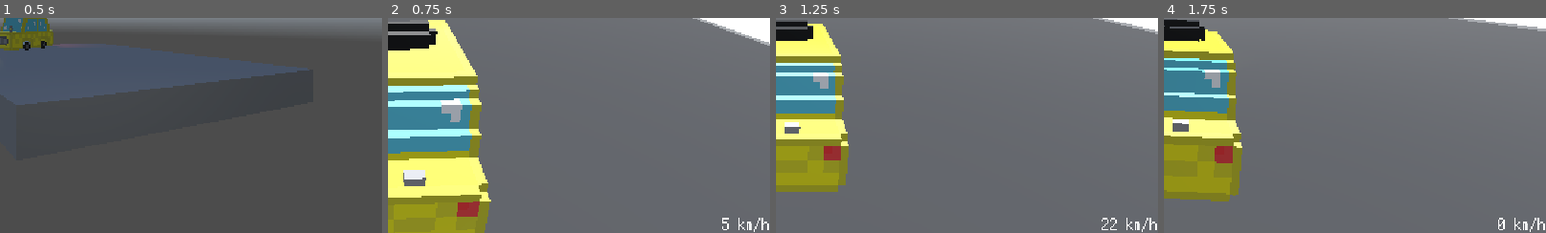
Above: before the commit, frames 1-4 (left to right).
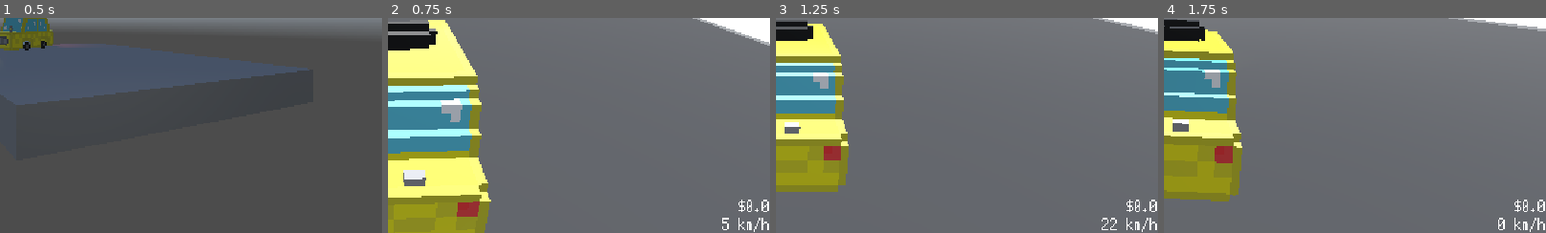
Above: after the commit, the same moments.

Repository: RafaeloxMC/super-taxi-sim
Game: Godot game, scene res://scenes/main_menu.tscn
Two runs of this game, one before a commit and one after it. Both use one fixed random seed, a clock stepped at 60 frames per second and the inputs below. A sky picture missing from this copy of the repository is replaced by a grey-blue gradient.
Inputs:
- Up to frame 1 (0.5 s): no input
- Up to frame 2 (0.75 s): click "Play" at 0.5 s
- Up to frame 3 (1.25 s): no input
- Up to frame 4 (1.75 s): tap Enter at 1.25 s; hold D (steer_right) from 1.28 s (still down); tap Alt at 1.35 s
The pictures show only the part of the screen within x 50-100%, y 50-100%; the shares and areas given below are measured in that part.

Frame 1 is identical in both runs. In frame 2, 0.2% of the frame differs, in the area x 91-100%, y 84-91%; in frame 3, 0.2%; in frame 4, 0.2%.

Commit message:
Add money / fine system

Diff:
--- a/scenes/ingame_ui.tscn
+++ b/scenes/ingame_ui.tscn
@@ -12,6 +12,23 @@
 grow_vertical = 2
 mouse_filter = 2
 script = ExtResource("1_031h6")
+
+[node name="Money" type="Label" parent="."]
+layout_mode = 1
+anchors_preset = 3
+anchor_left = 1.0
+anchor_top = 1.0
+anchor_right = 1.0
+anchor_bottom = 1.0
+offset_left = -72.0
+offset_top = -54.0
+offset_bottom = -27.0
+grow_horizontal = 0
+grow_vertical = 0
+theme = ExtResource("1_v3yap")
+theme_override_font_sizes/font_size = 24
+text = "$0"
+horizontal_alignment = 2
 
 [node name="Speed" type="Label" parent="."]
 layout_mode = 1
--- a/scripts/game_manager.gd
+++ b/scripts/game_manager.gd
@@ -3,15 +3,27 @@
 var taxi_group = "TAXI"
 
 var speed: float = 0
+var money: float = 0.0
 
-signal speed_trap_triggered()
+var speed_trap_fine_base = 5.0
+
+signal money_updated(before: float, new: float)
+signal speed_trap_triggered(speed: float, max_allowed: float)
 signal death()
 
 # Called when the node enters the scene tree for the first time.
 func _ready() -> void:
-	pass # Replace with function body.
-
+	speed_trap_triggered.connect(speed_trap_handler)
+	money_updated.connect(money_update)
 
 # Called every frame. 'delta' is the elapsed time since the previous frame.
 func _process(_delta: float) -> void:
 	pass
+
+func speed_trap_handler(speed: float, max_allowed: float):
+	var delta = speed - max_allowed
+	money_updated.emit(money, money - (speed_trap_fine_base * (delta / 1.5)))
+
+func money_update(before: float, new: float):
+	money = new
+	print("NEW MONEY UPDATE! $" + str(new))
--- a/scripts/ingame_ui.gd
+++ b/scripts/ingame_ui.gd
@@ -1,6 +1,7 @@
 extends Control
 
 @onready var speed_label: Label = $Speed
+@onready var money: Label = $Money
 @onready var color_rect: ColorRect = $ColorRect
 
 # Called when the node enters the scene tree for the first time.
@@ -13,8 +14,9 @@
 # Called every frame. 'delta' is the elapsed time since the previous frame.
 func _process(_delta: float) -> void:
 	speed_label.text = str(abs(roundi(GameManager.speed))) + " km/h"
+	money.text = "$" + str(roundf(GameManager.money * 100) / 100.0)
 
-func speed_trap_triggered():
+func speed_trap_triggered(_speed: float, _max_allowed: float):
 	color_rect.visible = true
 	await get_tree().create_timer(0.05).timeout
 	color_rect.visible = false
--- a/scripts/speed_trap.gd
+++ b/scripts/speed_trap.gd
@@ -19,7 +19,7 @@
 func _on_area_3d_body_entered(body: Node3D) -> void:
 	if body.is_in_group(GameManager.taxi_group):
 		if GameManager.speed > speed_limit:
-			GameManager.speed_trap_triggered.emit()
+			GameManager.speed_trap_triggered.emit(GameManager.speed, float(speed_limit))
 			flash.light_energy = light_strength
 			await get_tree().create_timer(timeout).timeout
 			flash.light_energy = 0
